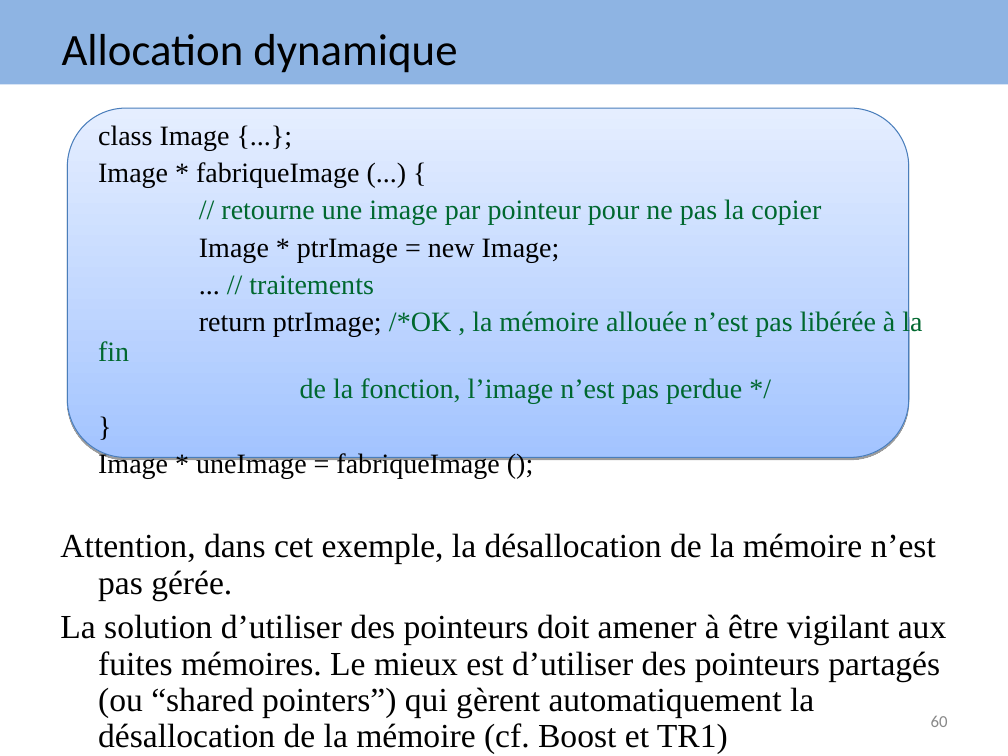
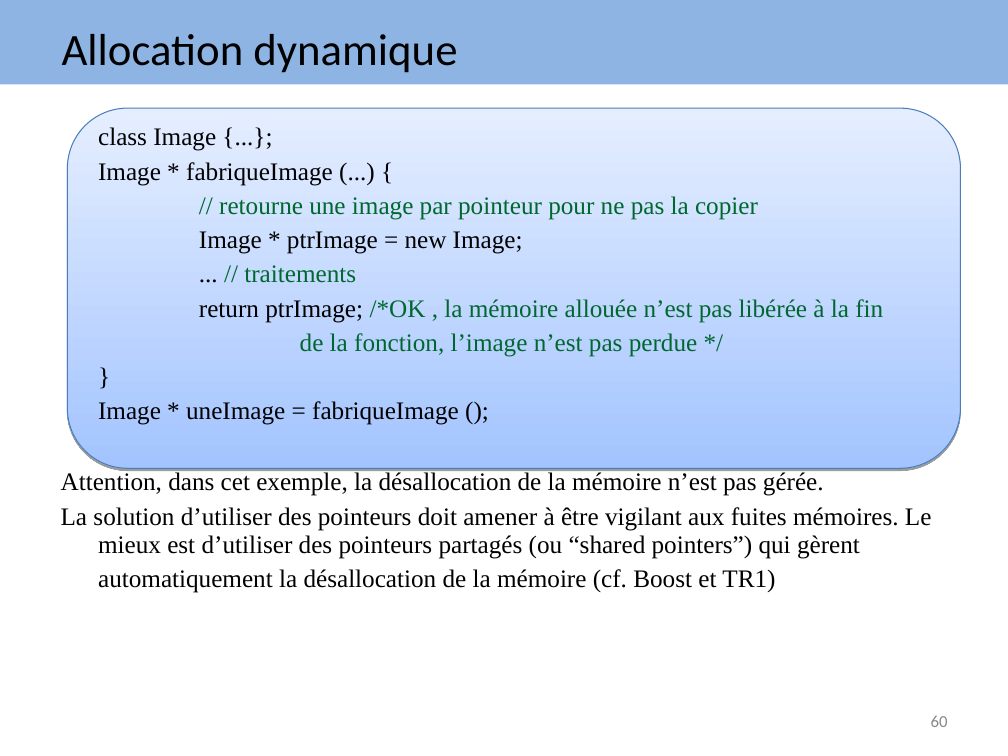
Before and after one commit to arnaudbirk/Formation-CPlusPlus, a slide deck: slide 60 of cours/Formation EVAFI C++.ppt. Drawn at 1008x756 pixels with LibreOffice and Linux fonts; fonts in the diff are those of the drawing. Boxes give left, top, right and bottom in pixels: in the first picture for what was removed or moved away, otherwise in the second. Text is boxed around its words. In the diff, an @@ line names an element or a change of style, - is before the commit and + after.

```diff
--- a/cours/Formation EVAFI C++.ppt
+++ b/cours/Formation EVAFI C++.ppt
@@ text "class Image {...};" at (61, 127, 932, 593): size 20 to 18 pt in "class Image {...};", "Image * fabriqueImage (...) {", "// retourne une image par pointeur pour ...", "Image * ptrImage = new Image;" and 5 more places; size 24 to 18 pt in "Attention, dans cet exemple, la désallocation de ...", "La solution d’utiliser des pointeurs doit amener ..." @@
@@ rounded rectangle: place and size @@
-rounded rectangle at (68, 108, 909, 458)
+rounded rectangle at (68, 108, 961, 468)
```
Also in this commit, not shown: 103 other slides changed, 2 slides added, 1 slide removed, 4 other files.
